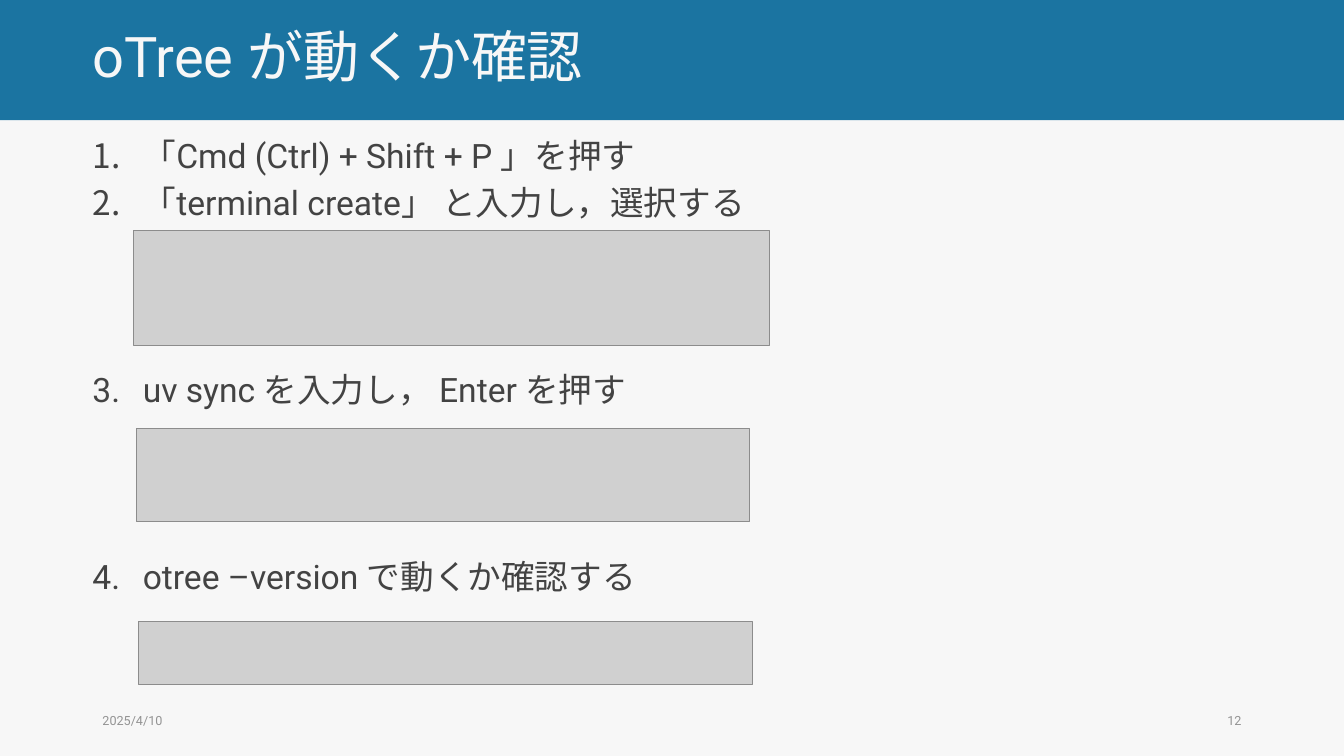
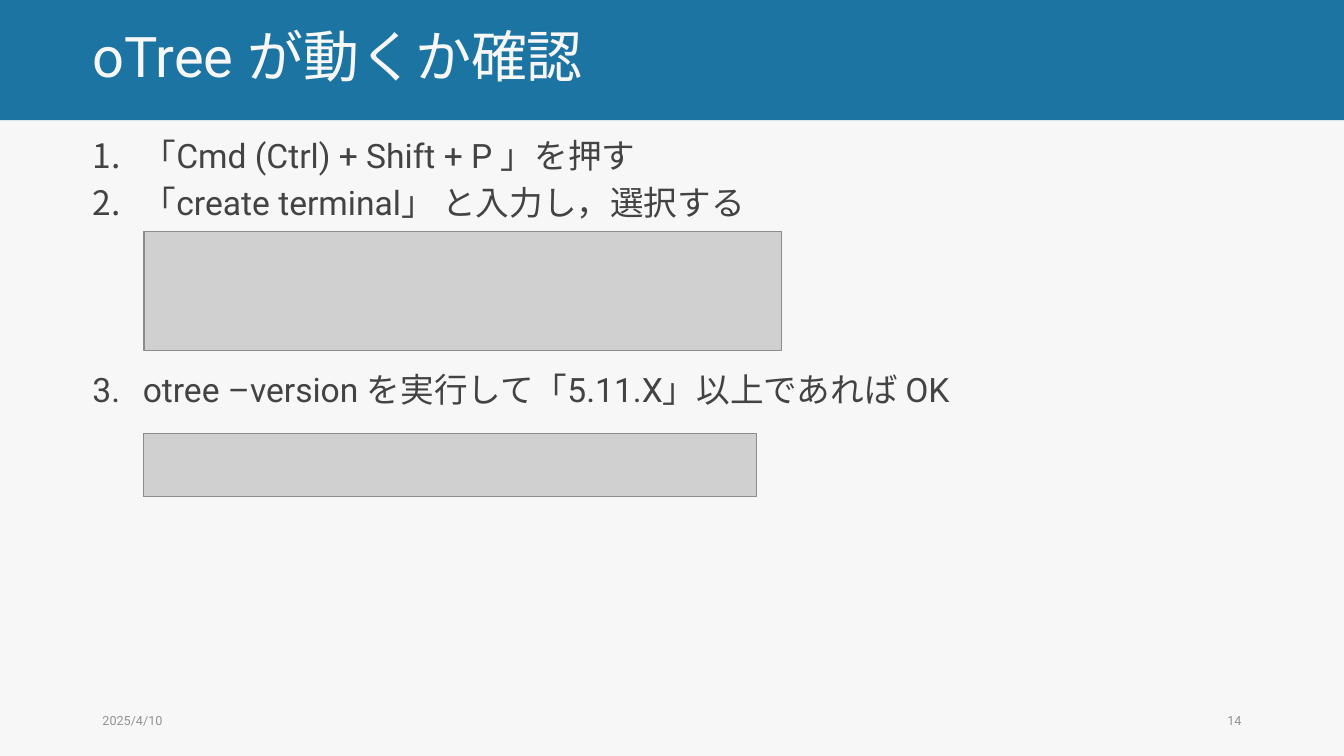
Before and after one commit to ryu-thakahashi/exp-psych-programs-25S, a slide deck: slide 14 of docs/lec_pptx/forge_env.pptm (slide 12 before the commit). Drawn at 1344x756 pixels with LibreOffice and Linux fonts; fonts in the diff are those of the drawing; grey boxes stand for pictures. Boxes give left, top, right and bottom in pixels: in the first picture for what was removed or moved away, otherwise in the second. Text is boxed around its words. In the diff, an @@ line names an element or a change of style, - is before the commit and + after.

```diff
--- a/docs/lec_pptx/forge_env.pptm
+++ b/docs/lec_pptx/forge_env.pptm
@@ text at (143,186,949,405): text changed @@
-2. 「terminal create」 と入力し，選択する
-3. uv sync を入力し， Enter を押す
-4. otree –version で動くか確認する
+2. 「create terminal」 と入力し，選択する
+3. otree –version を実行して「5.11.X」以上であれば OK
@@ picture: place and size @@
-picture at (134,231,769,346)
+picture at (144,231,781,351)
@@ picture removed at (136,429,749,522) @@
@@ picture: place and size @@
-picture at (138,622,752,686)
+picture at (143,434,757,497)
@@ page number at (1227,716,1241,725): text changed @@
-12
+14
```
Also in this commit, not shown: 11 other slides changed, 5 slides added, 56 other files.
